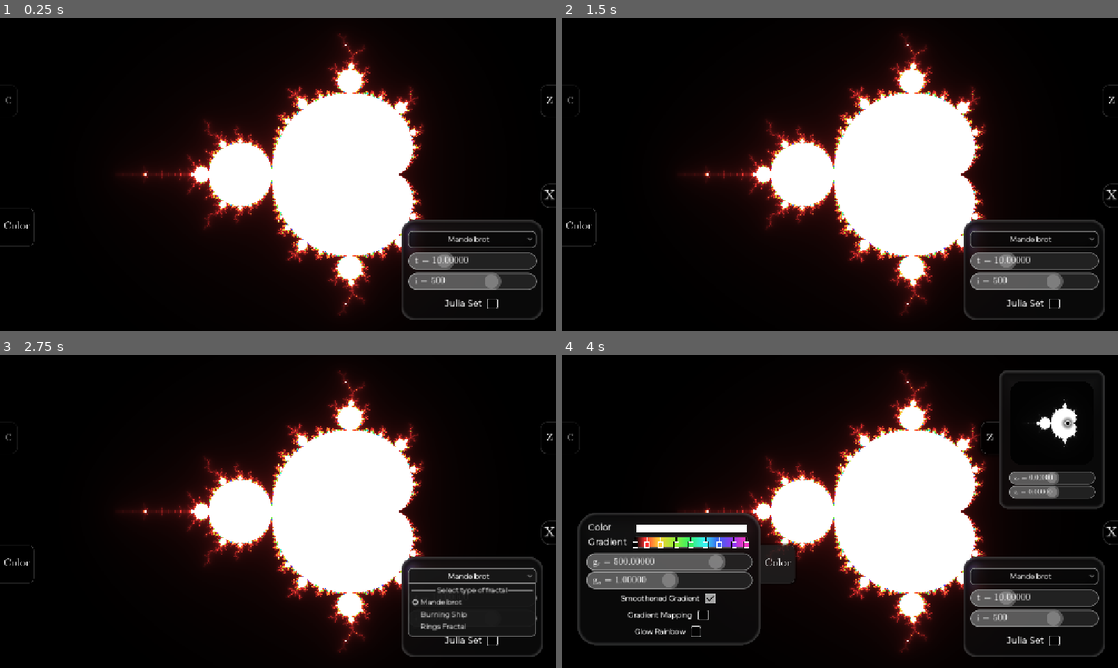
Above: before the commit, frames 1-4 (two rows, left to right).
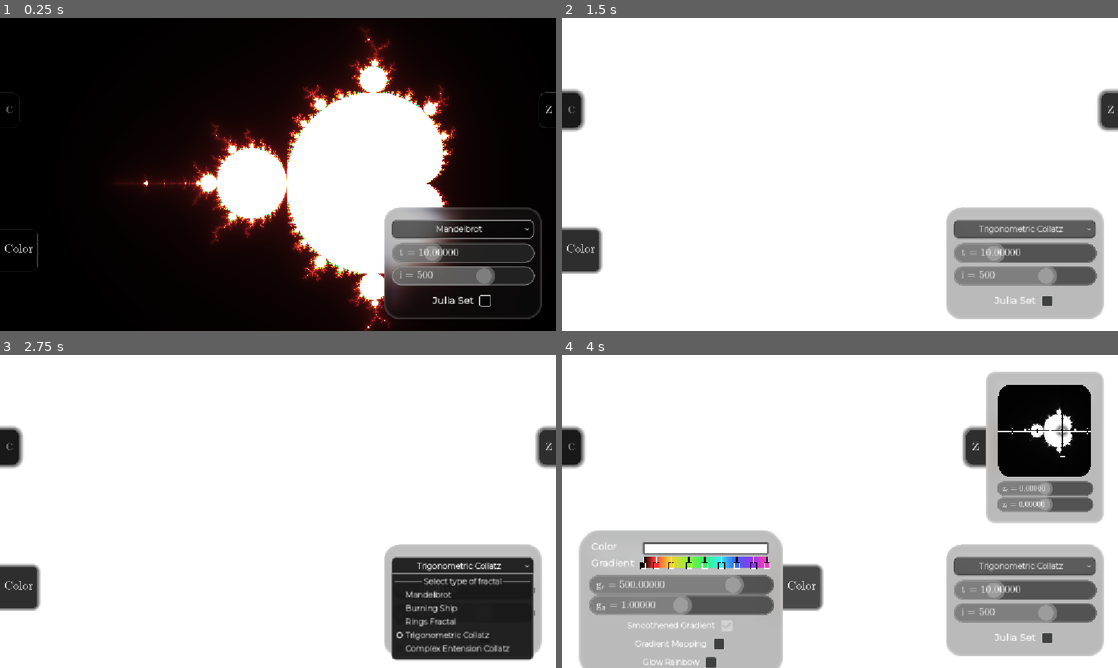
Above: after the commit, the same moments.

Repository: ADOGamedev/Fractals
Game: Godot game, scene res://scenes/main.tscn
Same seed, same stepped clock (60 frames per second), same inputs: the game is played once before the commit and once after it.
Inputs (mouse positions are in pixels of both pictures, inside the frame that each line leads up to; where the layout moved, square brackets give the same spot in the first picture):
- Up to frame 1 (0.25 s): no input
- Up to frame 2 (1.5 s): click "Mandelbrot" at 0.5 s; click (1045, 299) [1056, 302] at 1.25 s
- Up to frame 3 (2.75 s): click "Mandelbrot" (after the commit: "Trigonometric Collatz") at 2 s
- Up to frame 4 (4 s): click "z" at 2.75 s; click "Color" at 3.5 s

The runs differ from the first frame. In frame 1, 16% of the frame differs, in the area x 0-100%, y 2-100%; in frame 2, 86%, in the area x 0-100%, y 0-100%; in frame 3, 82%; in frame 4, 82%.

Commit message:
Trying Collatz

Diff:
--- a/project.godot
+++ b/project.godot
@@ -12,25 +12,17 @@
 
 config/name="Fractals"
 run/main_scene="uid://rnpr5d1l6bsu"
-config/features=PackedStringArray("4.6", "Forward Plus")
+config/features=PackedStringArray("4.6")
 config/icon="uid://b80r2ipuo7g1d"
 
 [autoload]
 
+MandelbrotConfig="*uid://cm7t31riprdpv"
 Global="*uid://c2ru27sdvqmn4"
-MandelbrotConfig="*uid://cm7t31riprdpv"
 
 [display]
 
-window/size/viewport_width=1280
-window/size/viewport_height=720
 window/stretch/mode="canvas_items"
-window/vsync/vsync_mode=0
-
-[global_group]
-
-single_color_gradient_selector=""
-canvas_layer=""
 
 [input]
 
@@ -39,11 +31,3 @@
 "events": [Object(InputEventKey,"resource_local_to_scene":false,"resource_name":"","device":-1,"window_id":0,"alt_press …(195 unchanged characters)…
 ]
 }
-
-[physics]
-
-3d/physics_engine="Jolt Physics"
-
-[rendering]
-
-rendering_device/driver.windows="d3d12"
--- a/scenes/complex_number_selector.tscn
+++ b/scenes/complex_number_selector.tscn
@@ -5,6 +5,7 @@
 [ext_resource type="Shader" uid="uid://bxpiau60kxhy8" path="res://src/shaders/round_corners.gdshader" id="2_7iar7"]
 [ext_resource type="Shader" uid="uid://c80s5w5giyso1" path="res://src/madelbrot_fractal/mandelbrot.gdshader" id="3_8nw14"]
 [ext_resource type="Script" uid="uid://c1xt5o30utjl7" path="res://src/camera/camera_2d.gd" id="4_5bp0b"]
+[ext_resource type="Script" uid="uid://ciog047ujklpr" path="res://src/complex_number_selector/complex_grid.gd" id="4_8nw14"]
 [ext_resource type="PackedScene" uid="uid://bjomfxjmw08sm" path="res://scenes/real_number_selector.tscn" id="5_aajhq"]
 
 [sub_resource type="ShaderMaterial" id="ShaderMaterial_1w6jf"]
@@ -44,11 +45,18 @@
 shader_parameter/gradient = SubResource("GradientTexture1D_55yqh")
 shader_parameter/set_color = Color(1, 1, 1, 1)
 shader_parameter/gradient_attenuation = 1.105
+shader_parameter/gradient_repetition = 400.0
 shader_parameter/offset = Vector2(0.5, 0)
-shader_parameter/exponent = 2.0
+shader_parameter/exponent = Vector2(2, 0)
+shader_parameter/threshold = 10.0
 shader_parameter/constant_c = Vector2(0.5, 0.5)
 shader_parameter/initial_z = Vector2(0, 0)
 shader_parameter/julia = false
+shader_parameter/burning_ship = false
+shader_parameter/rings_fractal = false
+shader_parameter/smooth_grad = true
+shader_parameter/gradient_mapping = false
+shader_parameter/glow_rainbow = false
 
 [sub_resource type="StyleBoxFlat" id="StyleBoxFlat_ukmm5"]
 bg_color = Color(0, 0, 0, 1)
@@ -85,8 +93,8 @@
 [node name="PanelContainer" type="PanelContainer" parent="." unique_id=207455905]
 material = SubResource("ShaderMaterial_1w6jf")
 layout_mode = 0
-offset_right = 40.0
-offset_bottom = 40.0
+offset_right = 327.0
+offset_bottom = 418.0
 mouse_filter = 2
 theme_override_styles/panel = SubResource("StyleBoxFlat_b5gbr")
 
@@ -104,19 +112,30 @@
 mouse_filter = 2
 theme_override_constants/separation = 12
 
-[node name="SubViewportContainer" type="SubViewportContainer" parent="PanelContainer/MarginContainer/VBoxContainer" unique_id=736098329]
+[node name="MarginContainer" type="MarginContainer" parent="PanelContainer/MarginContainer/VBoxContainer" unique_id=1604466807]
+layout_mode = 2
+size_flags_vertical = 3
+theme_override_constants/margin_bottom = 4
+
+[node name="ComplexGrid" type="Control" parent="PanelContainer/MarginContainer/VBoxContainer/MarginContainer" unique_id=399308244]
+z_index = 1
+layout_mode = 2
+script = ExtResource("4_8nw14")
+
+[node name="SubViewportContainer" type="SubViewportContainer" parent="PanelContainer/MarginContainer/VBoxContainer/MarginContainer" unique_id=736098329]
 unique_name_in_owner = true
 material = SubResource("ShaderMaterial_oc6a6")
 layout_mode = 2
 size_flags_vertical = 3
-
-[node name="SubViewport" type="SubViewport" parent="PanelContainer/MarginContainer/VBoxContainer/SubViewportContainer" unique_id=565143421]
+script = ExtResource("4_8nw14")
+
+[node name="SubViewport" type="SubViewport" parent="PanelContainer/MarginContainer/VBoxContainer/MarginContainer/SubViewportContainer" unique_id=565143421]
 handle_input_locally = false
 gui_snap_controls_to_pixels = false
 size = Vector2i(256, 256)
 render_target_update_mode = 4
 
-[node name="fractal" type="ColorRect" parent="PanelContainer/MarginContainer/VBoxContainer/SubViewportContainer/SubViewport" unique_id=57092129]
+[node name="fractal" type="ColorRect" parent="PanelContainer/MarginContainer/VBoxContainer/MarginContainer/SubViewportContainer/SubViewport" unique_id=57092129]
 unique_name_in_owner = true
 material = SubResource("ShaderMaterial_2vu54")
 anchors_preset = 8
@@ -132,7 +151,7 @@
 grow_vertical = 2
 mouse_filter = 2
 
-[node name="Camera2D" type="Camera2D" parent="PanelContainer/MarginContainer/VBoxContainer/SubViewportContainer/SubViewport" unique_id=769366961]
+[node name="Camera2D" type="Camera2D" parent="PanelContainer/MarginContainer/VBoxContainer/MarginContainer/SubViewportContainer/SubViewport" unique_id=769366961]
 unique_name_in_owner = true
 position = Vector2(128, 128)
 limit_left = -64
@@ -141,7 +160,7 @@
 limit_bottom = 388
 script = ExtResource("4_5bp0b")
 
-[node name="ball_pointer" type="Panel" parent="PanelContainer/MarginContainer/VBoxContainer/SubViewportContainer/SubViewport" unique_id=757196672]
+[node name="ball_pointer" type="Panel" parent="PanelContainer/MarginContainer/VBoxContainer/MarginContainer/SubViewportContainer/SubViewport" unique_id=757196672]
 unique_name_in_owner = true
 anchors_preset = 8
 anchor_left = 0.5
@@ -157,10 +176,6 @@
 pivot_offset_ratio = Vector2(0.5, 0.5)
 theme_override_styles/panel = SubResource("StyleBoxFlat_ukmm5")
 
-[node name="Control" type="Control" parent="PanelContainer/MarginContainer/VBoxContainer" unique_id=866673007]
-layout_mode = 2
-size_flags_vertical = 3
-
 [node name="real_part" parent="PanelContainer/MarginContainer/VBoxContainer" unique_id=691124258 instance=ExtResource("5_aajhq")]
 unique_name_in_owner = true
 layout_mode = 2
--- a/scenes/main.tscn
+++ b/scenes/main.tscn
@@ -16,7 +16,7 @@
 limit_right = 1920
 limit_bottom = 1080
 script = ExtResource("1_o5qli")
-MIN_ZOOM = Vector2(0.5, 0.5)
+MIN_ZOOM = Vector2(0.1, 0.5)
 
 [node name="bg" type="ColorRect" parent="." unique_id=2119815704]
 z_index = -5
--- a/scenes/mandelbrot_fractal.tscn
+++ b/scenes/mandelbrot_fractal.tscn
@@ -26,6 +26,8 @@
 shader_parameter/julia = false
 shader_parameter/burning_ship = false
 shader_parameter/rings_fractal = false
+shader_parameter/trigonometric_collatz = false
+shader_parameter/complex_extension_collatz = false
 shader_parameter/smooth_grad = true
 shader_parameter/gradient_mapping = false
 shader_parameter/glow_rainbow = false
@@ -122,7 +124,7 @@
 theme = ExtResource("5_7bf1l")
 alignment = 1
 selected = 1
-item_count = 4
+item_count = 6
 popup/item_0/text = "Select type of fractal"
 popup/item_0/id = 0
 popup/item_0/disabled = true
@@ -133,6 +135,10 @@
 popup/item_2/id = 2
 popup/item_3/text = "Rings Fractal"
 popup/item_3/id = 3
+popup/item_4/text = "Trigonometric Collatz"
+popup/item_4/id = 4
+popup/item_5/text = "Complex Entension Collatz"
+popup/item_5/id = 5
 
 [node name="Control3" type="Control" parent="CanvasLayer/Panel/VBoxContainer" unique_id=1829288652]
 layout_mode = 2
@@ -208,17 +214,17 @@
 scale = Vector2(0.748, 0.748)
 variable_name = "c"
 
-[node name="fractal" parent="CanvasLayer/constant/PanelContainer/MarginContainer/VBoxContainer/SubViewportContainer/SubViewport" parent_id_path=PackedInt32Array(1264587179, 565143421) index="0" unique_id=57092129]
+[node name="fractal" parent="CanvasLayer/constant/PanelContainer/MarginContainer/VBoxContainer/MarginContainer/SubViewportContainer/SubViewport" parent_id_path=PackedInt32Array(1264587179, 565143421) index="0" unique_id=57092129]
 pivot_offset_ratio = Vector2(0.5, 0.5)
 
-[node name="real_part" parent="CanvasLayer/constant/PanelContainer/MarginContainer/VBoxContainer" parent_id_path=PackedInt32Array(1264587179, 202245225) index="2" unique_id=691124258]
+[node name="real_part" parent="CanvasLayer/constant/PanelContainer/MarginContainer/VBoxContainer" parent_id_path=PackedInt32Array(1264587179, 202245225) index="1" unique_id=691124258]
 sensitivity = 0.005
 
 [node name="HSlider" parent="CanvasLayer/constant/PanelContainer/MarginContainer/VBoxContainer/real_part" index="0" unique_id=1601533653]
 min_value = -5.0
 max_value = 5.0
 
-[node name="complex_part" parent="CanvasLayer/constant/PanelContainer/MarginContainer/VBoxContainer" parent_id_path=PackedInt32Array(1264587179, 202245225) index="3" unique_id=1407017057]
+[node name="complex_part" parent="CanvasLayer/constant/PanelContainer/MarginContainer/VBoxContainer" parent_id_path=PackedInt32Array(1264587179, 202245225) index="2" unique_id=1407017057]
 sensitivity = 0.005
 
 [node name="HSlider" parent="CanvasLayer/constant/PanelContainer/MarginContainer/VBoxContainer/complex_part" index="0" unique_id=1601533653]
@@ -248,10 +254,10 @@
 grow_vertical = 1
 scale = Vector2(0.748, 0.748)
 
-[node name="real_part" parent="CanvasLayer/z/PanelContainer/MarginContainer/VBoxContainer" parent_id_path=PackedInt32Array(1193295927, 202245225) index="2" unique_id=691124258]
-sensitivity = 0.005
-
-[node name="complex_part" parent="CanvasLayer/z/PanelContainer/MarginContainer/VBoxContainer" parent_id_path=PackedInt32Array(1193295927, 202245225) index="3" unique_id=1407017057]
+[node name="real_part" parent="CanvasLayer/z/PanelContainer/MarginContainer/VBoxContainer" parent_id_path=PackedInt32Array(1193295927, 202245225) index="1" unique_id=691124258]
+sensitivity = 0.005
+
+[node name="complex_part" parent="CanvasLayer/z/PanelContainer/MarginContainer/VBoxContainer" parent_id_path=PackedInt32Array(1193295927, 202245225) index="2" unique_id=1407017057]
 sensitivity = 0.005
 
 [node name="InOutWidget" parent="CanvasLayer/z" unique_id=529710540 instance=ExtResource("9_ffm43")]
--- /dev/null
+++ b/src/complex_number_selector/complex_grid.gd
@@ -0,0 +1,55 @@
+extends Control
+
+@export var main_lines_weight = 2
+@export var ticks_height = 6
+
+
+func _process(delta: float) -> void:
+    queue_redraw()
+
+
+func fractal_pos_to_screen_pos(p: Vector2) -> Vector2:
+    var fractal_scale = %fractal.material.get_shader_parameter("scale")
+    var offset = %fractal.material.get_shader_parameter("offset")
+    var zoom = %Camera2D.zoom.x
+    var camera_pos = %Camera2D.position - size / 2.
+    var center = size / 2.0
+
+    return (p + offset) * %fractal.size * fractal_scale * zoom + center - camera_pos * zoom
+
+
+func _draw() -> void:
+    var origin = fractal_pos_to_screen_pos(Vector2.ZERO)
+
+
+    if !point_out_of_bounds(Vector2(0, origin.y)):
+        draw_line(Vector2(0, origin.y), Vector2(size.x, origin.y), Color.WHITE, main_lines_weight + 2)
+        draw_line(Vector2(0, origin.y), Vector2(size.x, origin.y), Color.BLACK, main_lines_weight)
+
+    if !point_out_of_bounds(Vector2(origin.x, 0)):
+        draw_line(Vector2(origin.x, 0), Vector2(origin.x, size.y), Color.WHITE, main_lines_weight + 2)
+        draw_line(Vector2(origin.x, 0), Vector2(origin.x, size.y), Color.BLACK, main_lines_weight)
+
+    for i in range(-4, 6):
+        var weight_mult = 1.0 if (i % 2 == 0) else 0.5
+        draw_marker(Vector2(i/2., 0), weight_mult)
+        draw_marker(Vector2(0, i/2.), weight_mult)
+
+
+func draw_marker(p: Vector2, height_multiplier = 1.0) -> void:
+    var s = fractal_pos_to_screen_pos(p)
+    if p == Vector2.ZERO or point_out_of_bounds(s):
+        return
+
+    var height1 = ticks_height * height_multiplier
+    var height2 = (ticks_height + 2) * height_multiplier
+    if p.y == 0.0:
+        draw_line(s + Vector2(0, -height2), s + Vector2(0, height2), Color.WHITE, main_lines_weight + 2)
+        draw_line(s + Vector2(0, -height1), s + Vector2(0, height1), Color.BLACK, main_lines_weight)
+    elif p.x == 0.0:
+        draw_line(s + Vector2(-height2, 0), s + Vector2(height2, 0), Color.WHITE, main_lines_weight + 2)
+        draw_line(s + Vector2(-height1, 0), s + Vector2(height1, 0), Color.BLACK, main_lines_weight)
+
+
+func point_out_of_bounds(p: Vector2) -> bool:
+    return p.x < 0 or p.y < 0 or p.x > size.x or p.y > size.y
--- a/src/complex_number_selector/complex_number_selector.gd
+++ b/src/complex_number_selector/complex_number_selector.gd
@@ -25,6 +25,8 @@
 
 
 func _process(_delta: float) -> void:
+	queue_redraw()
+
 	%ball_pointer.scale = Vector2(2.0, 2.0) / %Camera2D.zoom
 	var ball_offset = %ball_pointer.size * %ball_pointer.scale / 2.0
 
--- a/src/madelbrot_fractal/mandelbrot.gdshader
+++ b/src/madelbrot_fractal/mandelbrot.gdshader
@@ -18,8 +18,12 @@
 uniform vec2 constant_c = vec2(0.5);
 uniform vec2 initial_z = vec2(0.0);
 uniform bool julia = false;
+
 uniform bool burning_ship = false;
 uniform bool rings_fractal = false;
+uniform bool trigonometric_collatz = false;
+uniform bool complex_extension_collatz = false;
+
 
 uniform bool smooth_grad = true;
 uniform bool gradient_mapping = false;
@@ -56,6 +60,16 @@
 	return complex_mul(z, complex_pow(w, vec2(-1., 0.0)));
 }
 
+vec2 complex_cos(vec2 z) {
+    float pi_x = pi * z.x;
+    float pi_y = pi * z.y;
+
+    float real_part = cos(pi_x) * cosh(pi_y);
+    float imag_part = -sin(pi_x) * sinh(pi_y);
+
+    return vec2(real_part, imag_part);
+}
+
 float get_point_scape_iterations(in vec2 z, in vec2 c, in int iters) {
 	vec2 current_number = vec2(z);
 
@@ -80,6 +94,18 @@
 			);
 			vec2 denominator = complex_mul(c, z_pow) + vec2(1.0, 0.0);
 			current_number = complex_div(numerator, denominator);
+		}
+		else if (trigonometric_collatz) {
+			vec2 a = vec2(2., 0.) + 7. * current_number;
+			vec2 b = vec2(2., 0.) + 5. * current_number;
+			vec2 cosine = complex_cos(complex_mul(vec2(pi, 0.), current_number));
+			current_number = 1./4. * (a - complex_mul(b, cosine));
+		}
+		else if (complex_extension_collatz) {
+			vec2 a = vec2(2., 0.) + 7. * current_number;
+			vec2 b = vec2(2., 0.) + 5. * current_number;
+			vec2 power = complex_pow(vec2(-1., 0.), current_number);
+			current_number = 1./4. * (a - complex_mul(b, power));
 		}
 		else if (burning_ship) {
 	    	current_number = (is_default_exp ? complex_sqr(abs(current_number)) : complex_pow(abs(current_number), exponent)) + c;
--- a/src/madelbrot_fractal/mandelbrot_fractal.gd
+++ b/src/madelbrot_fractal/mandelbrot_fractal.gd
@@ -1,6 +1,6 @@
 extends ColorRect
 
-enum Fractals {NONE, MANDELBROT, BURNING_SHIP, RINGS}
+enum Fractals {NONE, MANDELBROT, BURNING_SHIP, RINGS, TRIG_COLLATZ, EXTENDED_COLLATZ}
 
 var OFFSET_MANDELBROT = Vector2(0.7, 0.0)
 var OFFSET_BURNING_SHIP = Vector2(0.5, 0.5)
@@ -27,6 +27,8 @@
 	%constant.set_shader_parameter("exponent", DEFAULT_EXPONENT)
 
 	%MandelbrotColorWidget.set_gradient_repetition_target_value(%iterations.get_value())
+
+	update_widgets_values()
 
 
 func _process(_delta: float) -> void:
@@ -91,10 +93,14 @@
 	var julia = %julia_checkbox.button_pressed
 	var burning_ship = %fractals_option_button.selected == Fractals.BURNING_SHIP
 	var rings_fractal = %fractals_option_button.selected == Fractals.RINGS
+	var trigonometric_collatz = %fractals_option_button.selected == Fractals.TRIG_COLLATZ
+	var complex_extension_collatz = %fractals_option_button.selected == Fractals.EXTENDED_COLLATZ
 
 	material.set_shader_parameter("julia", julia)
 	material.set_shader_parameter("burning_ship", burning_ship)
 	material.set_shader_parameter("rings_fractal", rings_fractal)
+	material.set_shader_parameter("trigonometric_collatz", trigonometric_collatz)
+	material.set_shader_parameter("complex_extension_collatz", complex_extension_collatz)
 
 	var offset = OFFSET_MANDELBROT
 	if julia or rings_fractal:
Not shown, added: src/complex_number_selector/complex_grid.gd.uid
